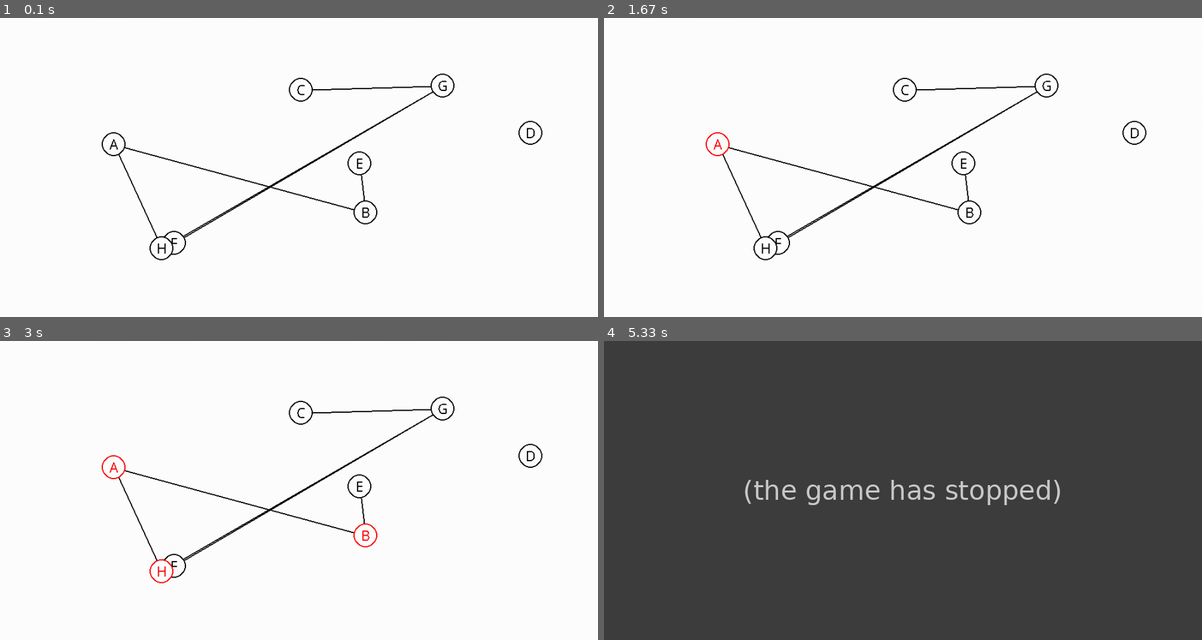
Above: before the commit, frames 1-4 (two rows, left to right).
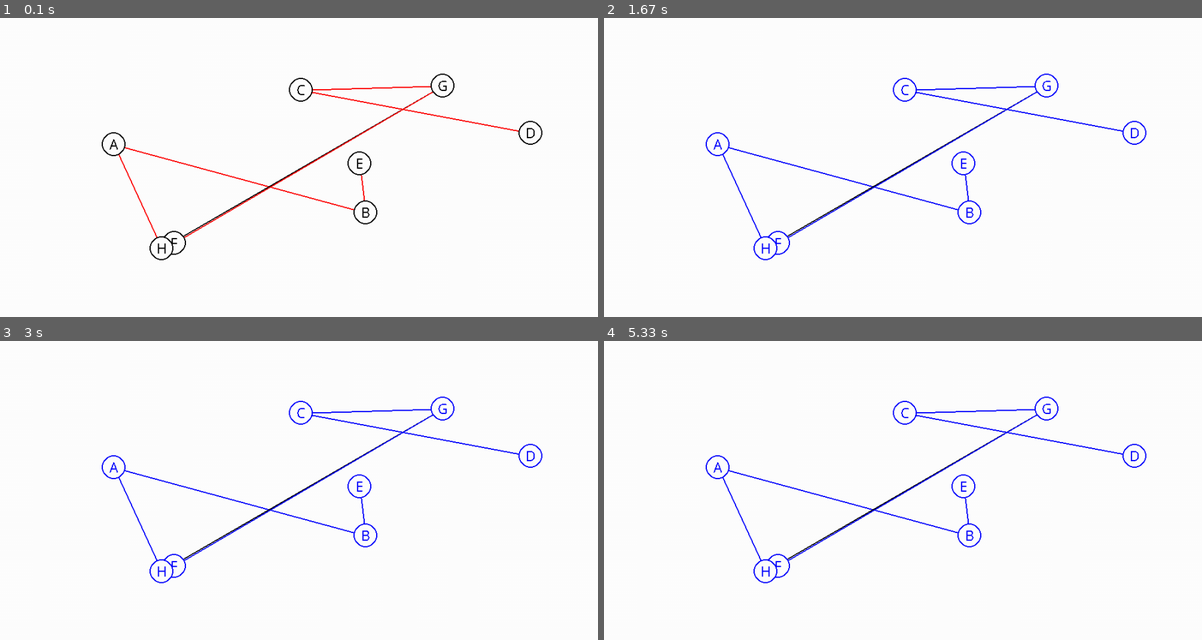
Above: after the commit, the same moments.

Repository: galgantar/graph_theory
Game: pygame game, started from main.py
The game is run twice, just before and just after one commit, with the same random seed, the same clock (stepped at 60 frames per second) and the same inputs.
Inputs:
- Up to frame 1 (0.1 s): no input
- Up to frame 2 (1.67 s): no input
- Up to frame 3 (3 s): no input
- Up to frame 4 (5.33 s): no input

The runs differ from the first frame. In frame 1, 0.9% of the frame differs, in the area x 19-87%, y 22-74%; in frame 2, 1.7%; in frame 3, 1.7%; in frame 4, 100%, in the area x 0-100%, y 0-100%.
Before the commit the program exited at 5 s; later frames show no game.

Commit message:
Necessary bug fixes

Diff:
--- a/algorithms.py
+++ b/algorithms.py
@@ -36,35 +36,41 @@
     return None
 
 
-def bfs(graph, node_list, end, path=[], checked=set()):
+def bfs(graph, node_list, end, path=[], checked_nodes=set(), master=True):
     color_entire_graph(graph, Color.BLACK)
-    color_array([node for node in graph.nodes if node.value in checked], Color.RED)
+    color_array([node for node in graph.nodes if node.value in checked_nodes], Color.RED)
     refresh(graph)
     wait(1)
 
     new_node_list = []
     for node in node_list:
-        if node.value == end.value:
-            path.append(node)
-            return path
+        if node[1].value == end.value:
+            path.append(node[1].value)
+            return path, node[0].value
 
-        elif node.value not in checked:
-            new_node_list.extend([e.end_node for e in node.edges])
-
-        checked.add(node.value)
+        elif node[1].value not in checked_nodes:
+            new_node_list.extend([(e.start_node, e.end_node) for e in node[1].edges])
+            checked_nodes.add(node[1].value)
 
     if new_node_list:
-        return bfs(graph, new_node_list, end, path)
-
+        path, prev_val = bfs(graph, new_node_list, end, path.copy(), checked_nodes, False)
+        path.append(prev_val)
+        if master:
+            color_entire_graph(graph, Color.BLACK)
+            color_array([node for node in graph.nodes if node.value in path], Color.GREEN)
+            color_array([e for e in graph.edges if e.start_node in path and e.end_node in path], Color.GREEN)
+            refresh(graph)
+            wait(7)
+            return path
+        else:
+            for node in node_list:
+                if node[1].value == prev_val:
+                    return path, node[0].value
     return None
 
 
-
-
-
-
 def boruvkas(graph):
-    forest = [[node] for node in graph.nodes]  # list of components
+    forest = [[node] for node in graph.nodes]
 
     while len(forest) > 1:
         cheapest_edges = [None for _ in range(len(forest))]
@@ -82,8 +88,23 @@
                     if not cheapest_edges[i] or conn < cheapest_edges[conn.mark]:
                         cheapest_edges[conn.mark] = conn
 
+        color_array([e for e in graph.edges if e in cheapest_edges], Color.RED)
+        refresh(graph)
+        wait(1)
+
         forest.clear()
         for conn in cheapest_edges:
             forest.append(conn)
 
+        involved_nodes = set()
+        for conn in forest:
+            involved_nodes.add(conn.start_node.value)
+            involved_nodes.add(conn.end_node.value)
+
+        color_entire_graph(graph, Color.BLACK)
+        color_array([n for n in graph.nodes if n.value in involved_nodes], Color.BLUE)
+        color_array([e for e in graph.edges if e in forest], Color.BLUE)
+        refresh(graph)
+        wait(10)
+
         return [(conn.start_node, conn.end_node) for conn in forest]
--- a/graph.py
+++ b/graph.py
@@ -26,6 +26,9 @@
 
     def __eq__(self, other):
         return (self.start_node == other.start_node and self.end_node == other.end_node) or (self.end_node == other.start_node and self.start_node == other.end_node)
+
+    def __repr__(self):
+        return self.start_node.value, self.end_node.value
 
     def make_mark(self, mark):
         self.mark = mark
@@ -78,6 +81,9 @@
             return self.value == other.value
         else:
             raise ValueError("Invalid comparison")
+
+    def __repr__(self):
+        return self.value
 
     def add_edge(self, edge):
         self.edges.append(edge)
--- a/main.py
+++ b/main.py
@@ -71,9 +71,9 @@
     g1.connect_nodes("H", "G", 10)
     g1.connect_nodes("F", "G", 10)
     g1.connect_nodes("G", "F", 10)
+    g1.connect_nodes("D", "C", 10)
 
-    print(algorithms.bfs(g1, [g1["A"]], g1["D"]))
-    #print([x.value for x in algorithms.bfs(g1, [g1["A"]], g1["D"])])
+    print(algorithms.boruvkas(g1))
 
 
 if __name__ == "__main__":
